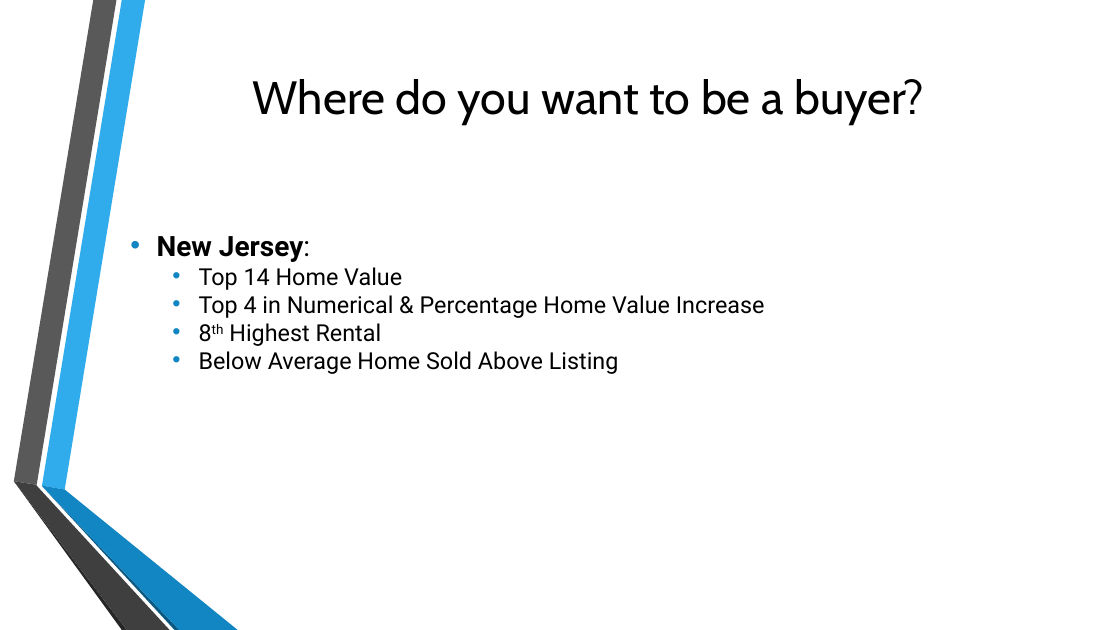
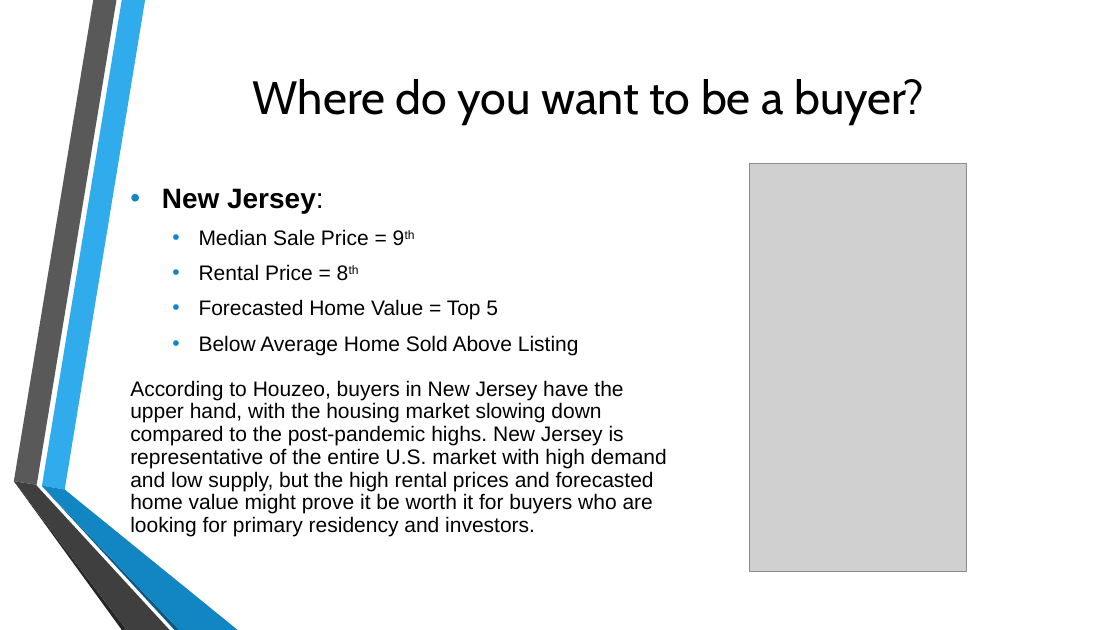
Before and after one commit to josephlomas/Project1_GroupRepo, a slide deck: slide 14 of Real Estate EDA.pptx. Drawn at 1120x630 pixels with LibreOffice and Linux fonts; fonts in the diff are those of the drawing; grey boxes stand for pictures. Boxes give left, top, right and bottom in pixels: in the first picture for what was removed or moved away, otherwise in the second. Text is boxed around its words. In the diff, an @@ line names an element or a change of style, - is before the commit and + after.

```diff
--- a/Real Estate EDA.pptx
+++ b/Real Estate EDA.pptx
@@ text "New Jersey:" at [130, 188, 667, 536]: vertical alignment middle to top @@
@@ picture added at [750, 163, 967, 571] @@
@@ text at [162, 188, 579, 355]: font Roboto to Arial in "New Jersey:", "Below Average Home Sold Above Listing"; size 20 to 18 pt in "Below Average Home Sold Above Listing"; indent changed; line spacing 1 to 1.4 @@
@@ text at [199, 229, 498, 320]: text changed; size 20 to 18 pt; font Roboto to Arial @@
-  • Top 14 Home Value
-  • Top 4 in Numerical & Percentage Home Value Increase
-  • 8th Highest Rental
+  • Median Sale Price = 9th
+  • Rental Price = 8th
+  • Forecasted Home Value = Top 5
@@ text at [130, 380, 667, 536]: paragraph added @@
+According to Houzeo, buyers in New Jersey have the upper hand, with the housing market slowing down compared to the post-pandemic highs. New Jersey is representative of the entire U.S. market with high demand and low supply, but the high rental prices and forecasted home value might prove it be worth it for buyers who are looking for primary residency and investors.
```
Also in this commit, not shown: 10 other slides changed, 3 slides added, 3 slides removed, 1 other file.
